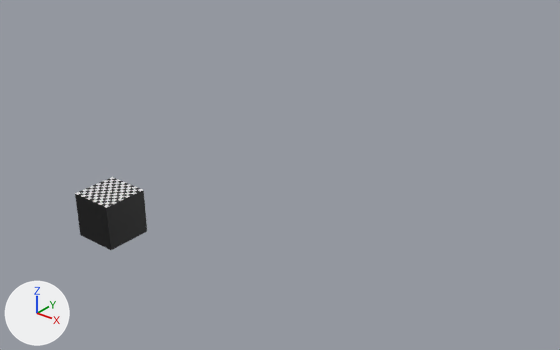
Renders of the glTF model shadowland.glb from each side of a commit.
One viewpoint serves both versions: a camera (50 mm lens) standing at (23.7, -18.2, 15.8) and looking at (3.6, 6.9, 0.3). The axes (+X, +Y, +Z) are drawn at lower left. The lights are the same throughout. Where no turn or scale is listed for an object, it has been applied to the vertices. Vertices at the same position are counted once.

The scene before the commit, as lines of its bpy script (objects in view):
```python
me_cube = bpy.data.meshes.new('Cube')
me_cube.from_pydata(...)  # 288 vertices, 572 faces; spans x -1.0..1.0, y -1.0..1.0, z -1.0..1.0
# faces by material slot: [450, 122]
me_cube.materials.append(mat_material)  # black #000000
me_cube.materials.append(mat_material_001)  # white #e7e7e7
ob_cube = bpy.data.objects.new('Cube', me_cube)
ob_cube.location = (0.0, 0.0, 0.0)
```
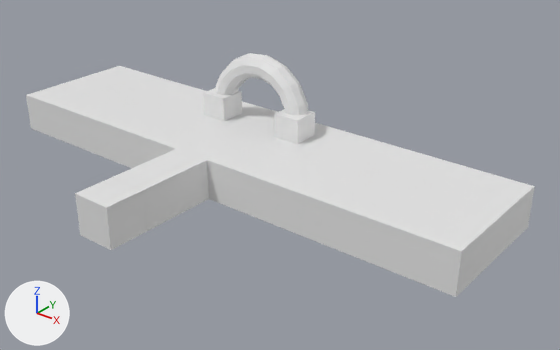
Commit message: add ark to shadowland

Location of each change, [x1, y1, x2, y2] in pixels of the pictures (560 x 350 px):
'Cube.001', added
    after: [26, 66, 535, 297]
'Torus', added
    after: [214, 53, 308, 115]
'Cube.003', added
    after: [274, 109, 315, 144]
'Cube.002', added
    after: [203, 88, 242, 121]
part 1 of me_cube, cut back
    both: [75, 177, 147, 250]

The change in detail:
me_cube is used by ob_cube; location (0.0, 0.0, 0.0).
me_cube had 288 vertices, 572 faces and spanned x -1.0..1.0, y -1.0..1.0, z -1.0..1.0.
me_cube no longer uses material mat_material (black #000000).
me_cube no longer uses material mat_material_001 (white #e7e7e7).
me_cube now has 8 vertices, 12 faces and spans x -1.0..1.0, y -1.0..1.0, z -1.0..1.0.
Part 1, on me_cube:
280 vertices are removed from x -1.0..1.0, y -1.0..1.0, z -1.0..1.0.
572 faces are deleted.
12 new faces join them.
Mesh me_cube_005 is new.
It is a box spanning x -0.7..0.7, y -0.689..0.689, z -0.716..0.676.
Mesh me_torus is new.
It has 81 vertices, 144 faces and spans x -2.95..3.0, y -0.56..0.78, z -0.05..3.01.
Mesh me_cube_002 is new.
It has 20 vertices, 36 faces and spans x -12.8..13.7, y -1.0..9.6, z -1.0..1.0.
Object 'Cube.003' (ob_cube_003) is new; it shows me_cube_005.
Its location is (2.41, 9.54, 1.54).
Object 'Torus' (ob_torus) is new; it shows me_torus.
Its location is (0.05, 9.71, 1.56).
Object 'Cube.002' (ob_cube_002) is new; it shows a copy of me_cube_005.
Its location is (-2.28, 9.54, 1.54).
Object 'Cube.001' (ob_cube_001) is new; it shows me_cube_002.
Its location is (0.0, 1.98, 0.0).
